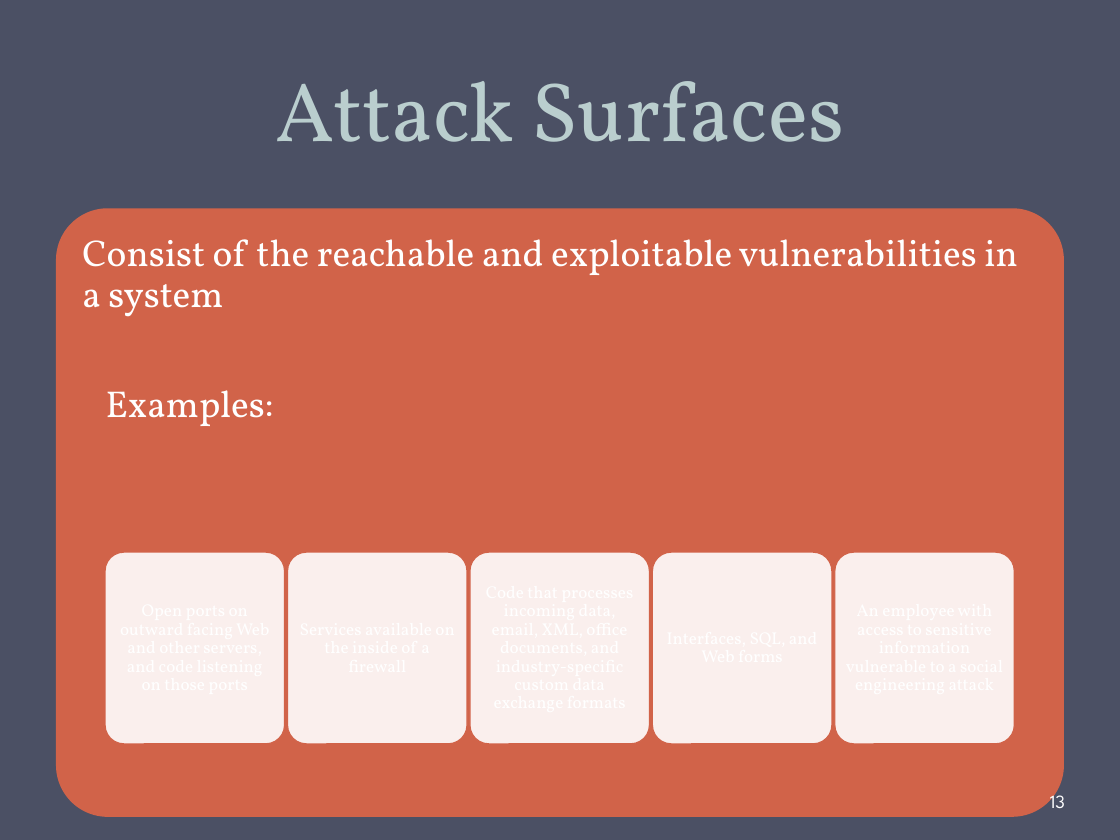
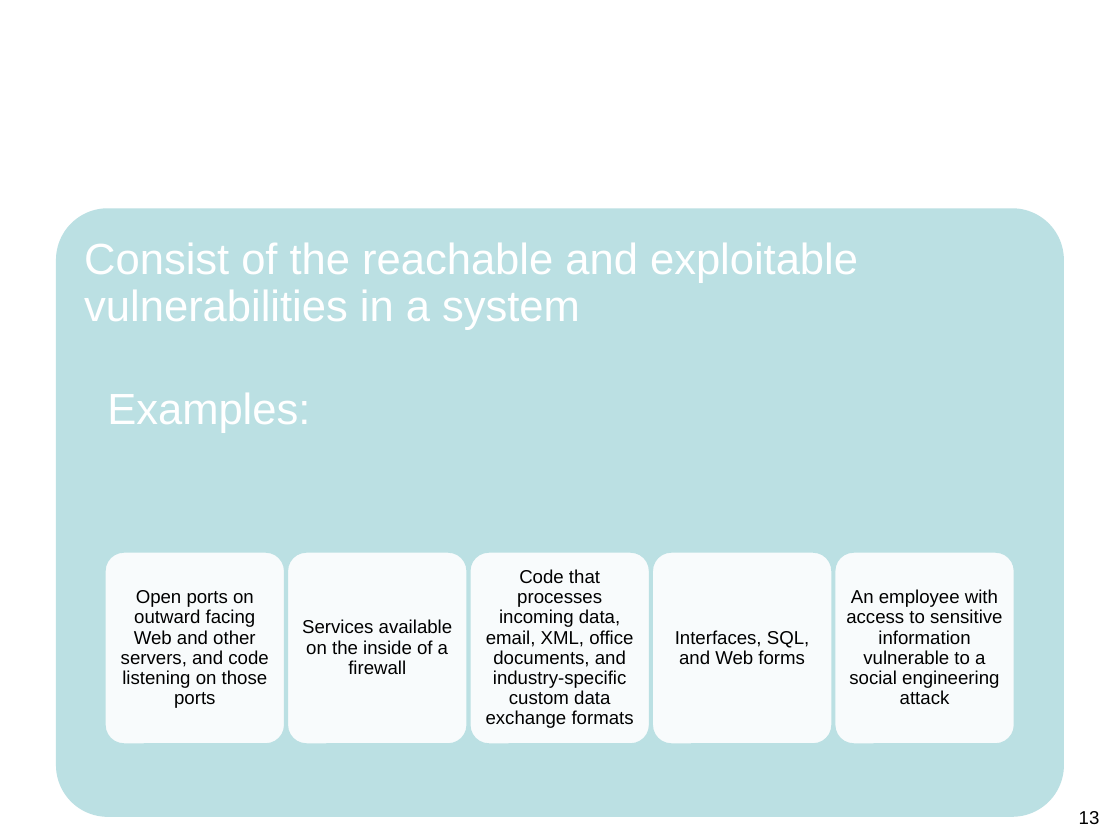
Before and after one commit to gulaoshi/gu.github.io, a slide deck: slide 13 of InfoSec/PPTs/CH01-Overview.pptx. Drawn at 1120x840 pixels with LibreOffice and Linux fonts; fonts in the diff are those of the drawing. Boxes give left, top, right and bottom in pixels: in the first picture for what was removed or moved away, otherwise in the second. Text is boxed around its words. In the diff, an @@ line names an element or a change of style, - is before the commit and + after.

```diff
--- a/InfoSec/PPTs/CH01-Overview.pptx
+++ b/InfoSec/PPTs/CH01-Overview.pptx
@@ background #4B5064 to #FFFFFF @@
@@ title removed at [276,81,844,142] @@
-Attack Surfaces
@@ rounded rectangle at [56,208,1064,816]: fill #D16349 to #BBE0E3 @@
@@ text "Consist of the reachable and ..." at [84,243,858,330]: size 24 to 28 pt, font Vollkorn to Arial; more space between paragraphs @@
@@ rounded rectangle at [81,361,1038,786]: fill #D16349 to #BBE0E3 @@
@@ text "Examples:" at [107,393,310,433]: size 24 to 28 pt, font Vollkorn to Arial; more space between paragraphs @@
@@ outline #D16349 0.75 pt to #BBE0E3 0.75 pt in 5 elements at [105,552,284,744], [288,552,467,744], [470,552,650,744], [653,552,832,744], [834,552,1014,744] @@
@@ group added at [121,569,1003,728]: 5 texts @@
+Open ports on outward facing Web and other servers, and code listening on those ports
+Services available on the inside of a firewall
+Code that processes incoming data, email, XML, office documents, and industry-specific custom data exchange formats
+Interfaces, SQL, and Web forms
+An employee with access to sensitive information vulnerable to a social engineering attack
@@ page number: place and size @@
-page number at [1050,789,1065,808]
+page number at [1079,811,1100,824]
@@ page number at [1079,811,1100,824]: font League Spartan to Arial, text colour #FFFFFF to #000000; alignment left to right; vertical alignment middle to top @@
```
Also in this commit, not shown: 16 other slides changed, 7 other files.
